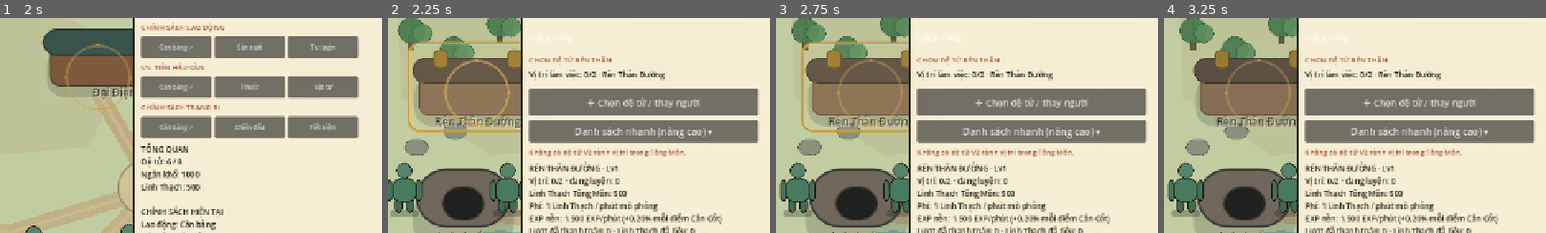
Above: before the commit, frames 1-4 (left to right).
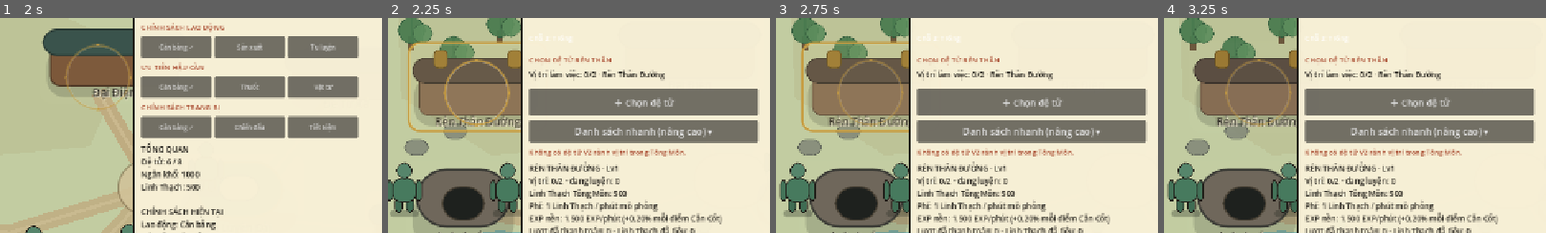
Above: after the commit, the same moments.

Repository: vuanhtuan161094-byte/TongMonBaDao
Game: Godot game, scene res://scenes/p3/p3_2_landscape_sect.tscn
Same seed, same stepped clock (60 frames per second), same inputs: the game is played once before the commit and once after it.
Inputs (mouse positions are % of the whole screen's width and height, from its top left):
- Up to frame 1 (2 s): click (50, 23) at 0.5 s; click (92, 46) at 1.25 s
- Up to frame 2 (2.25 s): click (34, 50) at 2 s
- Up to frame 3 (2.75 s): no input
- Up to frame 4 (3.25 s): click (77, 100) at 2.75 s
The pictures show only the part of the screen within x 47-97%, y 32-82%; the shares and areas given below are measured in that part.

Frame 1 is identical in both runs. In frame 2, 0.6% of the frame differs, in the area x 52-82%, y 36-42%; in frame 3, 0.6%; in frame 4, 0.6%.

Commit message:
refine(gui): surface real work timers and clarify safe worker replacement

Diff:
--- a/godot/src/presentation/p3_2_landscape_sect.gd
+++ b/godot/src/presentation/p3_2_landscape_sect.gd
@@ -718,7 +718,15 @@
         info.custom_minimum_size = Vector2(384,41)
         building_management_container.add_child(info)
         var name := Label.new()
-        name.text = worker.display_name + " · " + SectMapPresentation.action_label(worker.current_action)
+        var phase := SectMapPresentation.action_label(worker.current_action)
+        var timer := bs.active_resource_timer_for_worker(state,worker.id)
+        if not timer.is_empty():
+            phase = "Mẻ còn %d phút" % maxi(int(timer.get("finish_tick",state.tick))-state.tick,0)
+        elif bs.disciple_has_active_spirit_plot(state,worker.id):
+            phase = "Đang trồng"
+        elif bs.disciple_has_active_timed_recipe(state,worker.id):
+            phase = "Đang luyện đan"
+        name.text = worker.display_name + " · " + phase
         name.tooltip_text = name.text
         name.custom_minimum_size = Vector2(250,36)
         name.clip_text = true
@@ -737,7 +745,7 @@
             info.add_child(withdraw)
     var launch := Button.new()
     launch.name = "WorkforcePickerOpen_%s" % str(building.building_type)
-    launch.text = "＋ Chọn đệ tử / thay người"
+    launch.text = "＋ Chọn đệ tử"
     launch.custom_minimum_size = Vector2(384,46)
     launch.add_theme_font_size_override("font_size",15)
     launch.disabled = building.status != BuildingSystem.STATUS_ACTIVE
